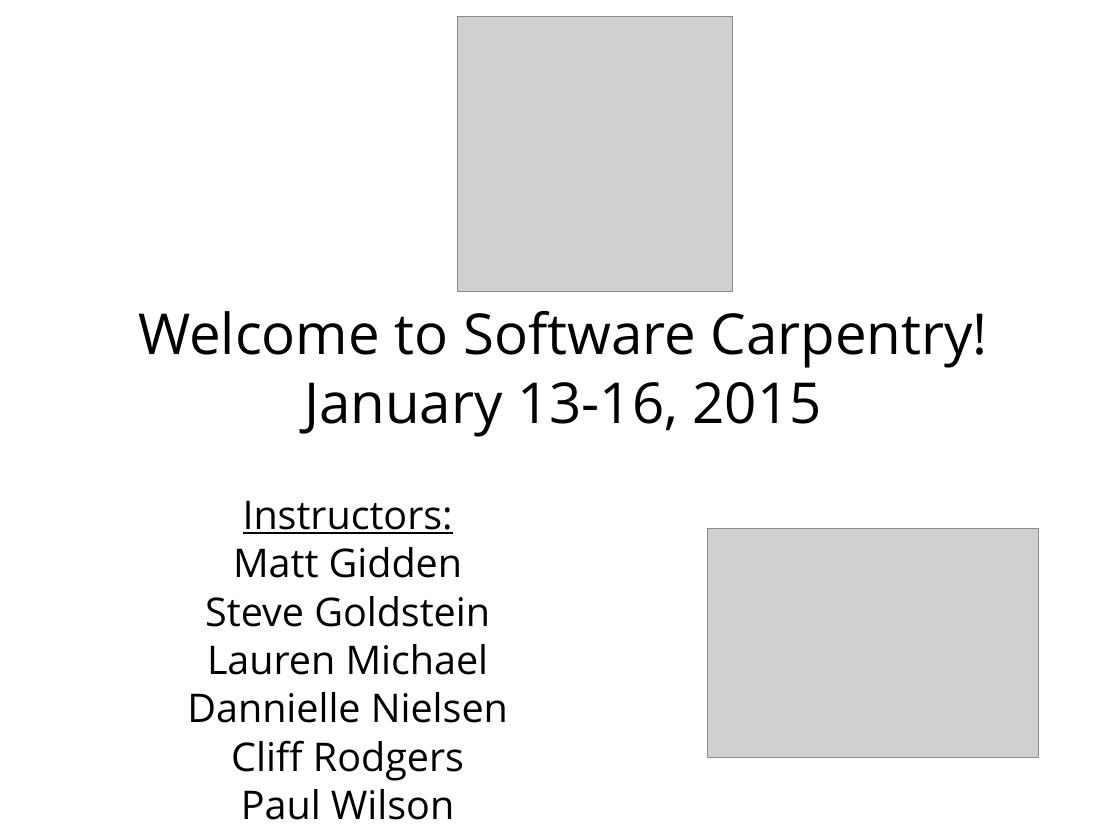
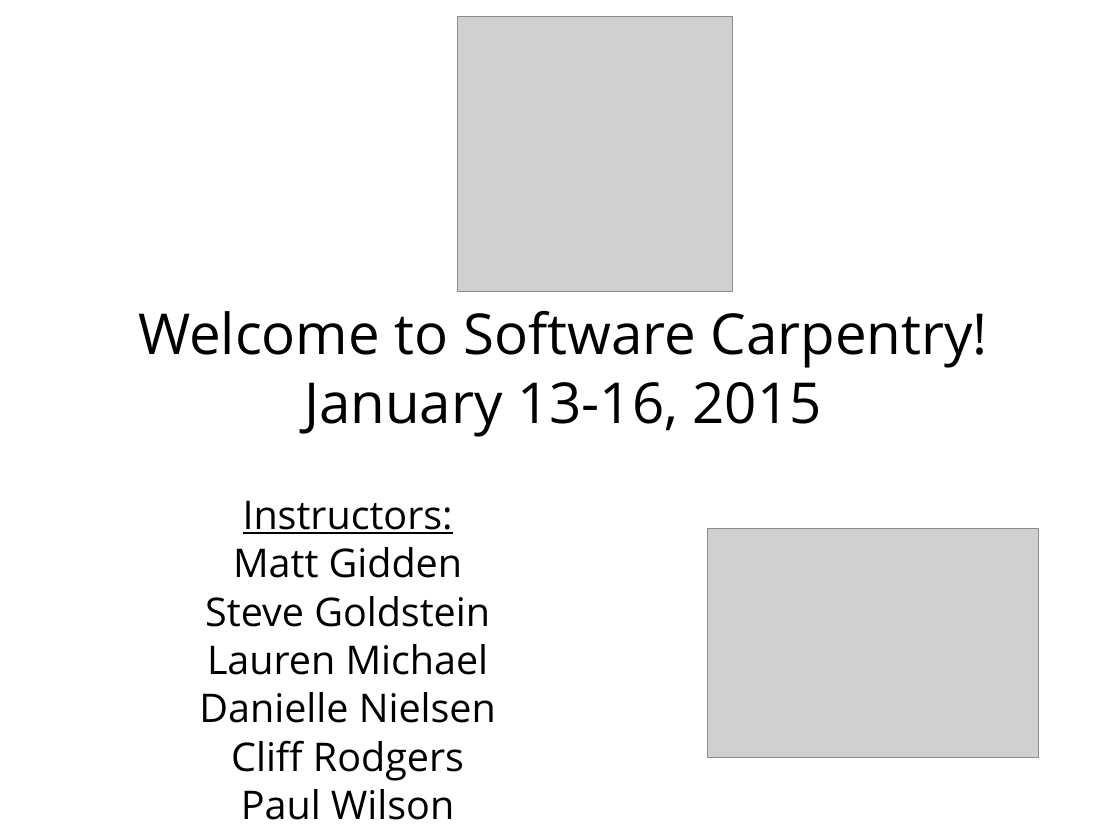
Before and after one commit to swcarpentry/DEPRECATED-boot-camps, a slide deck: slide 1 of BestPractices.ppt. Drawn at 1120x840 pixels with LibreOffice and Linux fonts; fonts in the diff are those of the drawing; grey boxes stand for pictures. Boxes give left, top, right and bottom in pixels: in the first picture for what was removed or moved away, otherwise in the second. Text is boxed around its words. In the diff, an @@ line names an element or a change of style, - is before the commit and + after.

Commit message:
Fix typo in Danielle's name

```diff
--- a/BestPractices.ppt
+++ b/BestPractices.ppt
@@ text at bbox=[199, 692, 496, 723]: text changed @@
-Dannielle Nielsen
+Danielle Nielsen
```
Also in this commit, not shown: 2 other slides changed, 1 other file.
